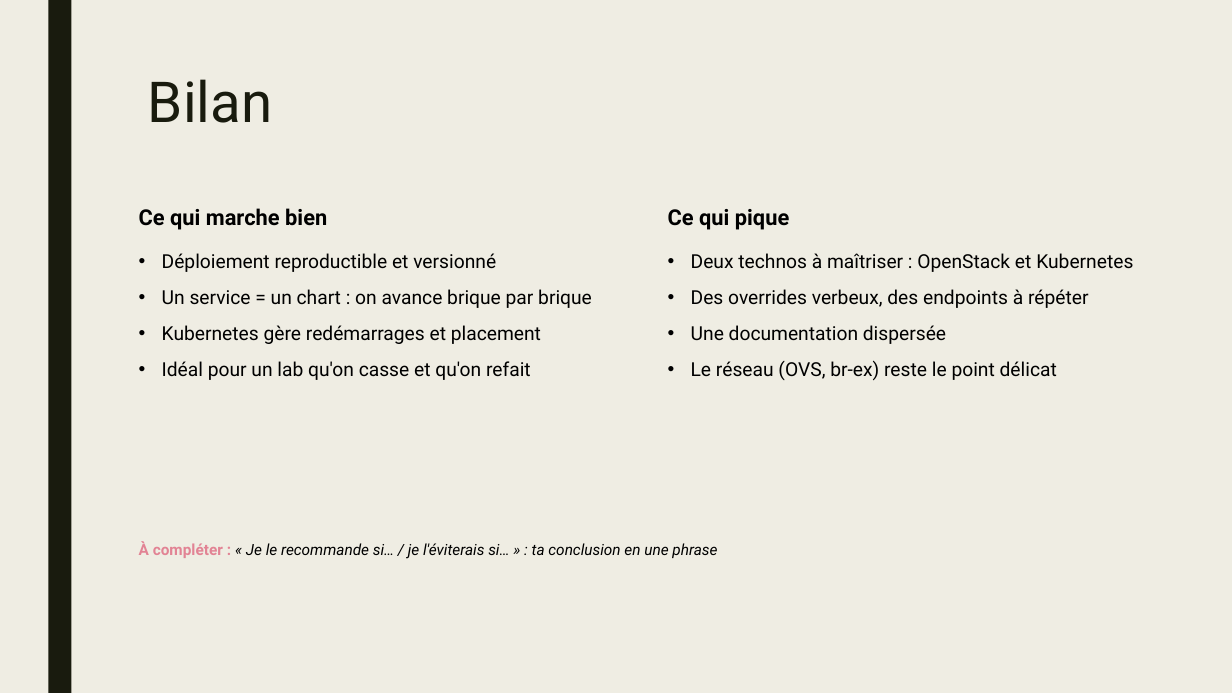
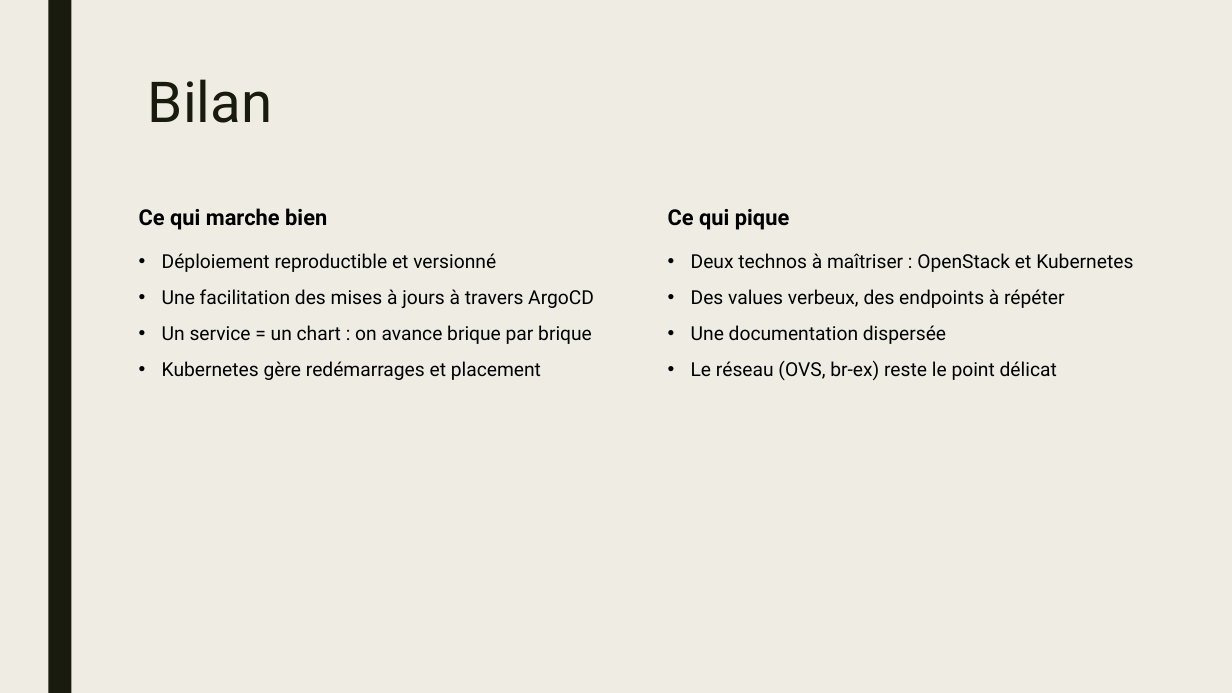
Before and after one commit to KakorHolloway/openstack-helm-demo, a slide deck: slide 29 of slides/openstack-helm-capitole-du-libre-2026.pptx. Drawn at 1232x693 pixels with LibreOffice and Linux fonts; fonts in the diff are those of the drawing. Boxes give left, top, right and bottom in pixels: in the first picture for what was removed or moved away, otherwise in the second. Text is boxed around its words. In the diff, an @@ line names an element or a change of style, - is before the commit and + after.

```diff
--- a/slides/openstack-helm-capitole-du-libre-2026.pptx
+++ b/slides/openstack-helm-capitole-du-libre-2026.pptx
@@ text at box(162, 289, 594, 308): paragraph added @@
+• Une facilitation des mises à jours à travers ArgoCD
@@ text at box(691, 289, 1065, 308): text changed @@
-• Des overrides verbeux, des endpoints à répéter
+• Des values verbeux, des endpoints à répéter
@@ text at box(162, 361, 531, 380): paragraph removed @@
-• Idéal pour un lab qu'on casse et qu'on refait
@@ text removed at box(139, 542, 717, 558) @@
-À compléter : « Je le recommande si… / je l'éviterais si… » : ta conclusion en une phrase
```
Also in this commit, not shown: 6 other slides changed.
